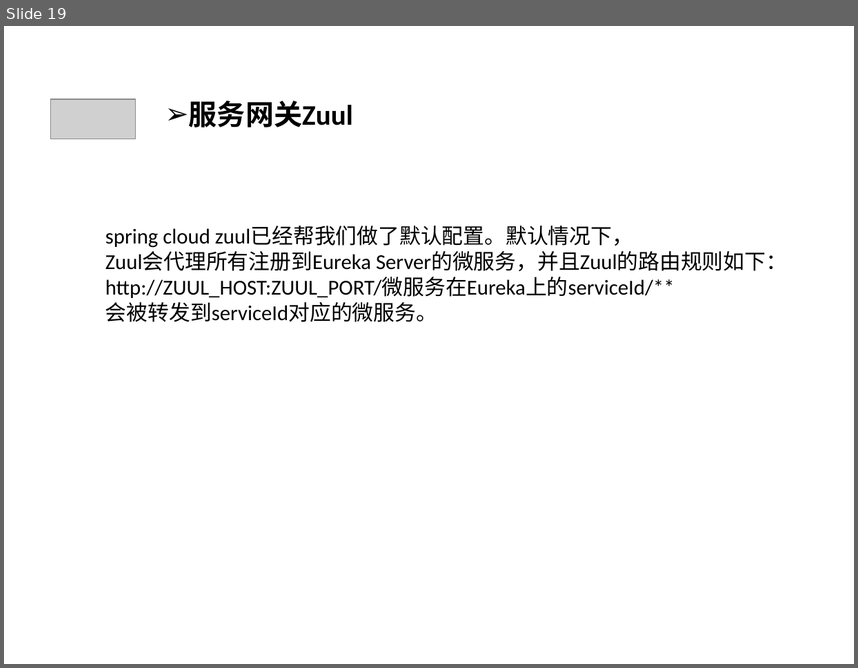
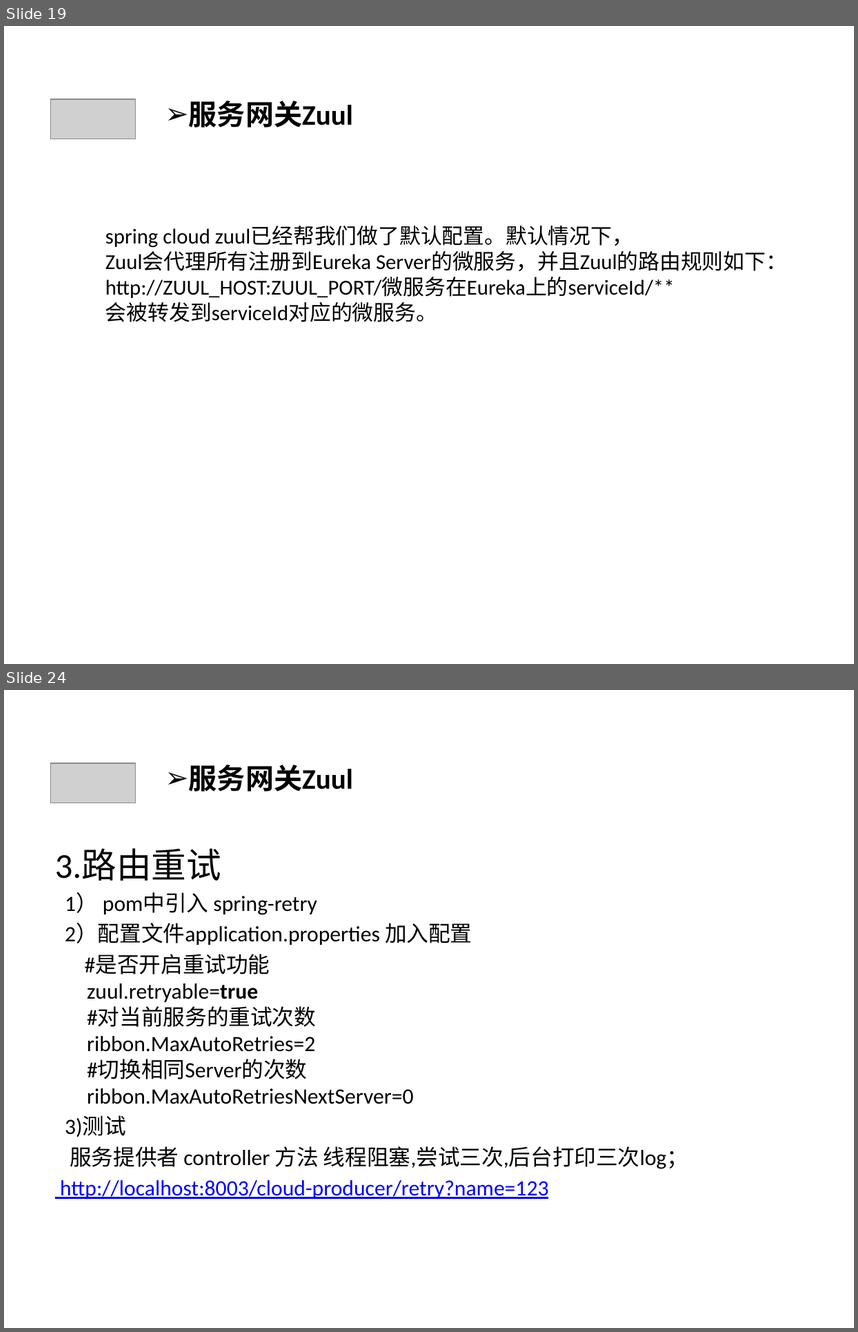
Before and after one commit to qbkken/spring_cloud, a slide deck: spring_cloud.ppt. Shown one above the other, each under a label of ours: slide 19 before the commit, slides 19 and 24 after it; the slides between them are not shown. The pictures are 858x668 and 858x1332 pixels, drawn with LibreOffice and Linux fonts; fonts in the diff are those of the drawing; grey boxes stand for pictures. Boxes give left, top, right and bottom in pixels: in the first picture for what was removed or moved away, otherwise in the second. Text is boxed around its words. In the diff, an @@ line names an element or a change of style, - is before the commit and + after.

Commit message:
server

```diff
--- a/spring_cloud.ppt
+++ b/spring_cloud.ppt
@@ slide 24 added at <box>4,690,854,1328</box>, background #CCE8CF @@
@@ picture added at <box>51,763,136,803</box> @@
@@ text added at <box>189,765,353,791</box>, 24 pt, text #000000, bold @@
+➢ 服务网关Zuul
@@ text added at <box>55,849,688,1199</box>, 18.5 pt, text #000000 @@
+3.路由重试
+1） pom中引入 spring-retry
+2）配置文件application.properties 加入配置
+#是否开启重试功能
+zuul.retryable=true
+#对当前服务的重试次数
+ribbon.MaxAutoRetries=2
+#切换相同Server的次数
+ribbon.MaxAutoRetriesNextServer=0
+3)测试
+服务提供者 controller 方法 线程阻塞,尝试三次,后台打印三次log；
+http://localhost:8003/cloud-producer/retry?name=123
```
Also in this commit, not shown: 4 slides changed, 7 other slides added, 2 slides removed, 6 other files.
